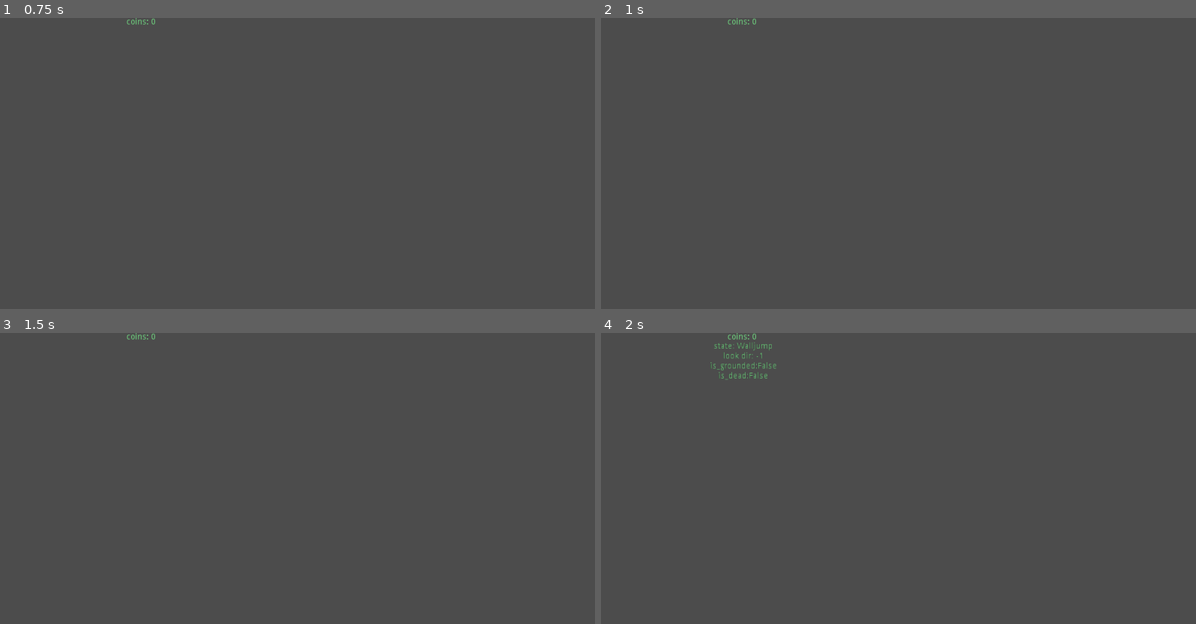
Above: before the commit, frames 1-4 (two rows, left to right).
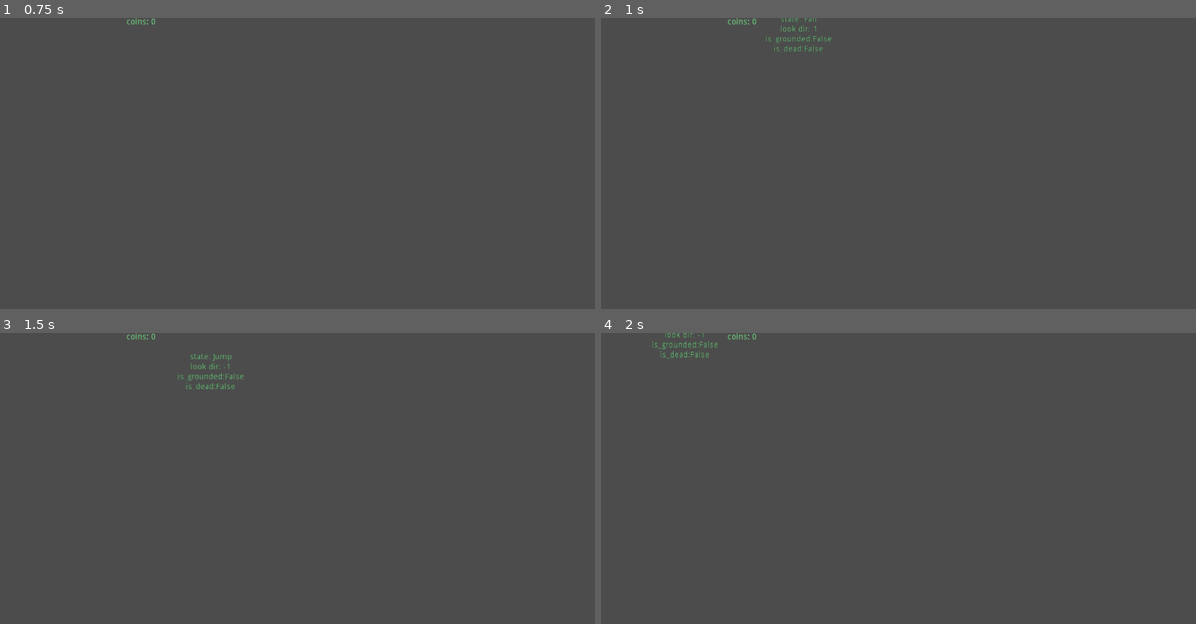
Above: after the commit, the same moments.

Repository: vicious987/slimeboy
Game: Godot game, scene res://Gameworld.tscn
Same seed, same stepped clock (60 frames per second), same inputs: the game is played once before the commit and once after it.
Inputs:
- Up to frame 1 (0.75 s): tap Enter at 0.5 s; hold D (move_right) from 0.53 s (still down); hold W (jump) from 0.53 s (still down)
- Up to frame 2 (1 s): keep holding D (move_right); keep holding W (jump)
- Up to frame 3 (1.5 s): release D (move_right) at 1.28 s; release W (jump) at 1.28 s; hold A (move_left) from 1.28 s (still down); tap W (jump) at 1.35 s
- Up to frame 4 (2 s): keep holding A (move_left); tap W (jump) at 1.52, 1.82 s

Frame 1 is identical in both runs. In frame 2, 0.2% of the frame differs, in the area x 27-39%, y 0-12%; in frame 3, 0.3%; in frame 4, 0.5%, in the area x 8-30%, y 0-17%.

Commit message:
clean up state code

Diff:
--- a/Node.gd
+++ b/Node.gd
@@ -1,19 +1,11 @@
 extends Node2D
 
-var rc_ground_left:RayCast2D
-var rc_ground_right:RayCast2D
-var rc_wall_l_upper:RayCast2D
-var rc_wall_l_lower:RayCast2D
-var rc_wall_r_upper:RayCast2D
-var rc_wall_r_lower :RayCast2D
-
-func _ready() -> void:
-	rc_ground_left = $RayCastGroundLeft
-	rc_ground_right = $RayCastGroundRight
-	rc_wall_l_upper = $RayCastLWallUpper
-	rc_wall_l_lower = $RayCastLWallLower
-	rc_wall_r_upper = $RayCastRWallUpper
-	rc_wall_r_lower = $RayCastRWallLower
+onready var rc_ground_left:RayCast2D = $RayCastGroundLeft
+onready var rc_ground_right:RayCast2D = $RayCastGroundRight
+onready var rc_wall_l_upper:RayCast2D = $RayCastLWallUpper
+onready var rc_wall_l_lower:RayCast2D = $RayCastLWallLower
+onready var rc_wall_r_upper:RayCast2D = $RayCastRWallUpper
+onready var rc_wall_r_lower :RayCast2D = $RayCastRWallLower
 
 func is_grounded() -> bool:
 	return rc_ground_left.is_colliding() or rc_ground_right.is_colliding()
@@ -26,6 +18,3 @@
 
 func is_next_to_right_wall() -> bool:
 	return rc_wall_r_upper.is_colliding() or rc_wall_r_lower.is_colliding()
-
-func get_wall_direction() -> int:
-	return 1
--- a/Node2D.gd
+++ b/Node2D.gd
@@ -1,6 +1,8 @@
 extends Node2D
-var a
-var b
-func _ready() -> void:
-	pass
-#	b = int(a = 6)
+onready var variable = "test"
+
+func _init():
+	print("INIT:  ", variable)
+
+func _ready():
+	print("READY: ", variable)
--- a/Player.gd
+++ b/Player.gd
@@ -9,6 +9,7 @@
 onready var STATE_MACHINE = $KinematicBody2D
 onready var DEBUG_LABEL = $KinematicBody2D/Label
 onready var GAME_STATE = $Gamestate
+
 
 func _ready():
 	spawn()
--- a/Player.tscn
+++ b/Player.tscn
@@ -41,7 +41,6 @@
 
 [node name="Move" type="Node" parent="KinematicBody2D/States"]
 script = ExtResource( 4 )
-move_speed = 800
 
 [node name="Idle" type="Node" parent="KinematicBody2D/States"]
 script = ExtResource( 3 )
@@ -60,6 +59,8 @@
 
 [node name="Walljump" type="Node" parent="KinematicBody2D/States"]
 script = ExtResource( 10 )
+jump_height = 450
+jump_time = 0.7
 
 [node name="SurfaceDetector" type="Node2D" parent="KinematicBody2D"]
 script = ExtResource( 6 )
--- a/states/AirState.gd
+++ b/states/AirState.gd
@@ -2,11 +2,18 @@
 class_name AirState
 
 export var jumps:int = 1
-#var jumps_left:int
-var gravity
-var jump_height = 400
+
+var gravity_per_sec
 var jump_speed
-var jump_duration = 0.4
+
+export(int) var jump_height = 200
+export(float) var jump_time = 0.4
+export(int) var horizontal_maneuverability = 600
+export(float,0,1) var acc_factor = 0.2
+
+func _ready() -> void:
+	gravity_per_sec = 2 * jump_height / pow(jump_time, 2)
+	jump_speed = -sqrt(2 * gravity_per_sec * jump_height)
 
 func enter(host:KinematicBody2D) -> void:
 	pass
@@ -21,5 +28,8 @@
 	input_direction = get_input_direction()
 	update_look_direction(input_direction)
 
-	if input_direction and host.get_node("SurfaceDetector").is_next_to_wall(): #fix
+	if input_direction and surface_detector.is_next_to_wall():
 		emit_signal("done", "Wallslide")
+
+	player_body.motion.y += gravity_per_sec * delta
+	player_body.motion.x = lerp(player_body.motion.x, input_direction * horizontal_maneuverability, acc_factor)
--- a/states/FallState.gd
+++ b/states/FallState.gd
@@ -1,12 +1,4 @@
 extends AirState
-
-export var horizontal_maneuverability:int = 800
-export(float,0,1) var acc_factor = 0.2
-
-func _ready() -> void:
-	gravity = 2 * jump_height / pow(jump_duration, 2)
-	jump_speed = -sqrt(2 * gravity * jump_height)
-
 
 func enter(host:KinematicBody2D) -> void:
 	pass
@@ -22,12 +14,10 @@
 func update(host:KinematicBody2D, delta) -> void:
 	.update(host, delta)
 
-	if player_body.is_on_ground():# and player_body.motion.y >= 0:
+	if player_body.is_on_ground():
 		if input_direction:
 			emit_signal("done", "Move")
 		else:
 			emit_signal("done", "Idle")
 
-	player_body.motion.y += gravity * delta
-	player_body.motion.x = lerp(player_body.motion.x, input_direction * horizontal_maneuverability, acc_factor)
 	host.move_and_slide(player_body.motion, Vector2.UP)
--- a/states/IdleState.gd
+++ b/states/IdleState.gd
@@ -3,20 +3,15 @@
 func enter(host):
 	.enter(host)
 
+func exit(host):
+	pass
+
 func handle_input(event:InputEvent):
 	.handle_input(event)
+	if get_input_direction():
+		emit_signal("done", "Move")
 
 func update(host:KinematicBody2D, delta):
-
-
-	if get_input_direction():
-		emit_signal("done", "Move")
 	if not player_body.is_on_ground():
 		emit_signal("done", "Fall")
 	player_body.motion = Vector2(0,0)
-	#apply_gravity()
-	#host.move_and_slide(player_body.motion)
-	#print(motion)
-
-func exit(host):
-	pass
--- a/states/JumpState.gd
+++ b/states/JumpState.gd
@@ -1,18 +1,4 @@
 extends AirState
-
-export var jump_force:float = 3000
-var final_jump_force = jump_force + max_gravity_speed
-export var horizontal_maneuverability:float = 600
-export(float,0,1) var acc_factor = 0.2
-
-#var gravity
-#var jump_height = 200
-#var jump_speed
-#var jump_duration = 0.5
-
-func _ready() -> void:
-	gravity = 2 * jump_height / pow(jump_duration, 2)
-	jump_speed = -sqrt(2 * gravity * jump_height)
 
 func enter(host):
 	.enter(host)
@@ -20,18 +6,13 @@
 
 func handle_input(event: InputEvent) -> void:
 	return
-	#if event.is_action_released("jump"):
-	#	player_body.motion.y = 0
 
 func update(host:KinematicBody2D, delta):
 	.update(host, delta)
 
-	player_body.motion.y += gravity * delta # why need delta tho
-
 	if player_body.motion.y > 0:
 		emit_signal("done", "Fall")
 
-	player_body.motion.x = lerp(player_body.motion.x, input_direction * horizontal_maneuverability, acc_factor)
 	host.move_and_slide(player_body.motion, Vector2.UP)
 
 func exit(host):
--- a/states/MoveState.gd
+++ b/states/MoveState.gd
@@ -1,7 +1,10 @@
 extends GroundState
 
-export var move_speed = 1500
+export var move_speed = 800
 export(float,0,1) var acc_factor = 0.2
+
+func enter(host):
+	.enter(host)
 
 func handle_input(event:InputEvent):
 	.handle_input(event)
@@ -15,8 +18,8 @@
 	else:
 		player_body.motion.x = lerp(player_body.motion.x, 0, 0.15)
 		if abs(player_body.motion.x) < 32:
-			player_body.motion.x = 0
 			emit_signal("done", "Idle")
+
 	if not player_body.is_on_ground():
 		emit_signal("done", "Fall")
 
--- a/states/State.gd
+++ b/states/State.gd
@@ -15,15 +15,11 @@
 	return
 
 #Helper stuff
-#var motion = Vector2()
-export var max_gravity_speed:int = 600
-export var gravity_speed:int = 100
 var input_direction:int
 var jumps_left:int
-var player_body:KinematicBody2D
 
-func apply_gravity() -> void:
-	player_body.motion.y = lerp(player_body.motion.y, max_gravity_speed, 0.075)
+onready var player_body:KinematicBody2D = owner.get_node("KinematicBody2D")
+onready var surface_detector = player_body.get_node("SurfaceDetector")
 
 func get_input_direction() -> int:
 	return int(Input.is_action_pressed("move_right")) - int(Input.is_action_pressed("move_left"))
@@ -33,5 +29,4 @@
 		owner.look_direction = dir
 
 func get_wall_direction() -> int:
-	var surf_det = player_body.get_node("SurfaceDetector")
-	return int(surf_det.is_next_to_right_wall()) - int(surf_det.is_next_to_left_wall())
+	return int(surface_detector.is_next_to_right_wall()) - int(surface_detector.is_next_to_left_wall())
--- a/states/StateMachine.gd
+++ b/states/StateMachine.gd
@@ -4,6 +4,7 @@
 var previous_state = null
 var motion = Vector2()
 onready var state_map = {}
+onready var bla = self
 
 func die():
 	if current_state.name != "Dead":
@@ -22,7 +23,7 @@
 	current_state = state_map["Idle"]
 	for s in state_map.values():
 		s.connect("done", self, "_on_State_done")
-		s.player_body = self
+		#s.player_body = self
 
 func _input(event):
 	current_state.handle_input(event)
--- a/states/WalljumpState.gd
+++ b/states/WalljumpState.gd
@@ -1,16 +1,8 @@
-extends State
+extends AirState
 
-var gravity
-var jump_height = 500
-var jump_speed
-var jump_duration = 0.7
-
-func _ready() -> void:
-	gravity = 2 * jump_height / pow(jump_duration, 2)
-	jump_speed = -sqrt(2 * gravity * jump_height)
-
+export var control_point_speed = -1000
 func enter(host:KinematicBody2D) -> void:
-	player_body.motion.x = 600 * -get_wall_direction()
+	player_body.motion.x = horizontal_maneuverability * -get_wall_direction()
 	player_body.motion.y += jump_speed
 
 func exit(host:KinematicBody2D) -> void:
@@ -20,8 +12,8 @@
 	return
 
 func update(host:KinematicBody2D, delta) -> void:
-	player_body.motion.y += gravity * delta
-	if player_body.motion.y > -1000:
+	player_body.motion.y += gravity_per_sec * delta
+	if player_body.motion.y > control_point_speed:
 		emit_signal("done","Fall")
 
 	host.move_and_slide(player_body.motion, Vector2.UP)
--- a/states/WallslideState.gd
+++ b/states/WallslideState.gd
@@ -1,6 +1,7 @@
 extends State
 
 var move_to_wall:String
+export var wallslide_speed = 150
 
 func enter(host:KinematicBody2D) -> void:
 	match get_wall_direction():
@@ -9,7 +10,7 @@
 		1:
 			move_to_wall = "move_right"
 		_:
-			push_error("something fucky in wallslide")
+			push_error("wall direction different than 1 and -1")
 
 func exit(host:KinematicBody2D) -> void:
 	player_body.motion.x = 0
@@ -21,10 +22,9 @@
 		emit_signal("done", "Walljump")
 
 func update(host:KinematicBody2D, delta) -> void:
-	if  not host.get_node("SurfaceDetector").is_next_to_wall(): #fix surface det ref
+	if not surface_detector.is_next_to_wall():
 		emit_signal("done", "Fall")
 
-	if player_body.motion.y > 0:
-		player_body.motion.y = player_body.motion.y * 0.5
-	apply_gravity()
+	player_body.motion.y = lerp(player_body.motion.y, wallslide_speed, 0.3) #
+
 	host.move_and_slide(player_body.motion, Vector2.UP)
Not shown, changed: todo.txt
